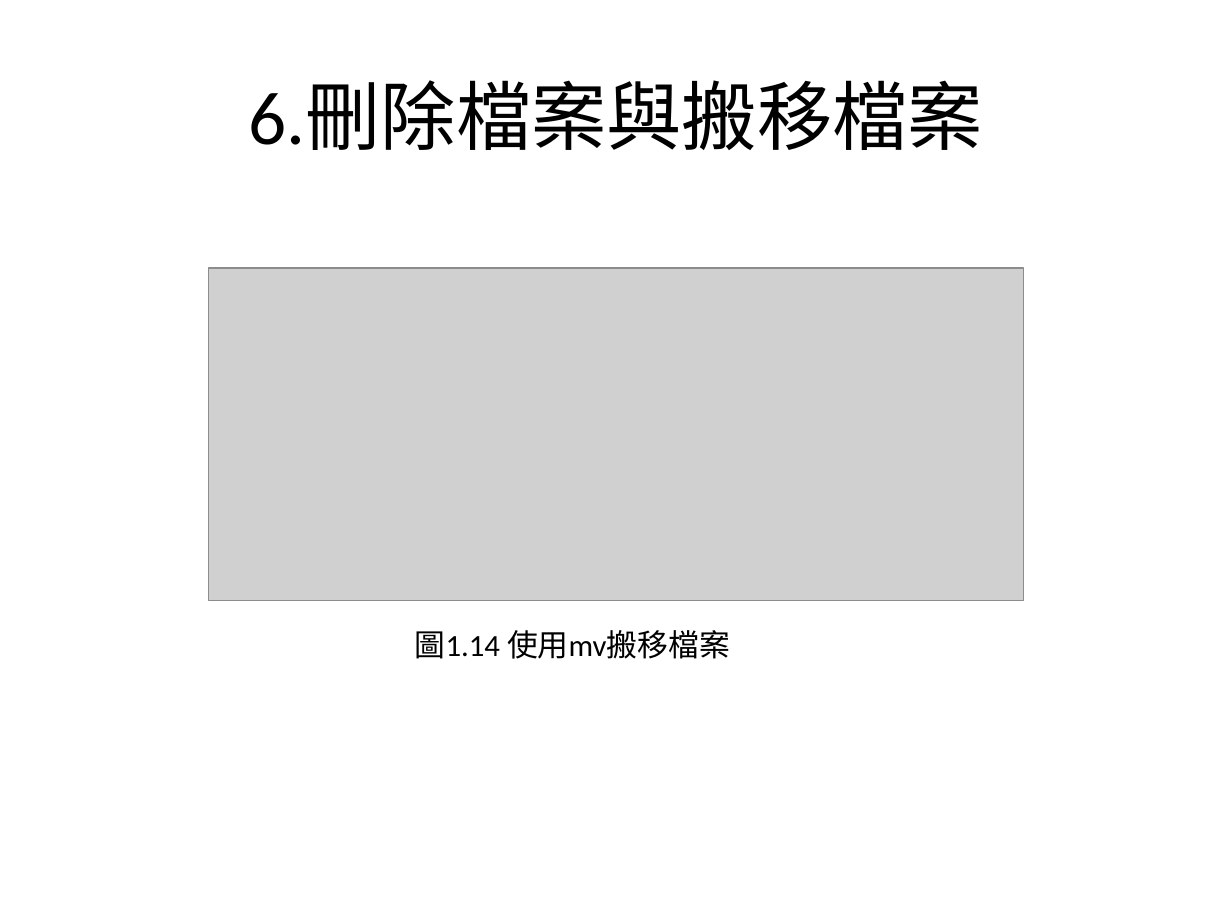
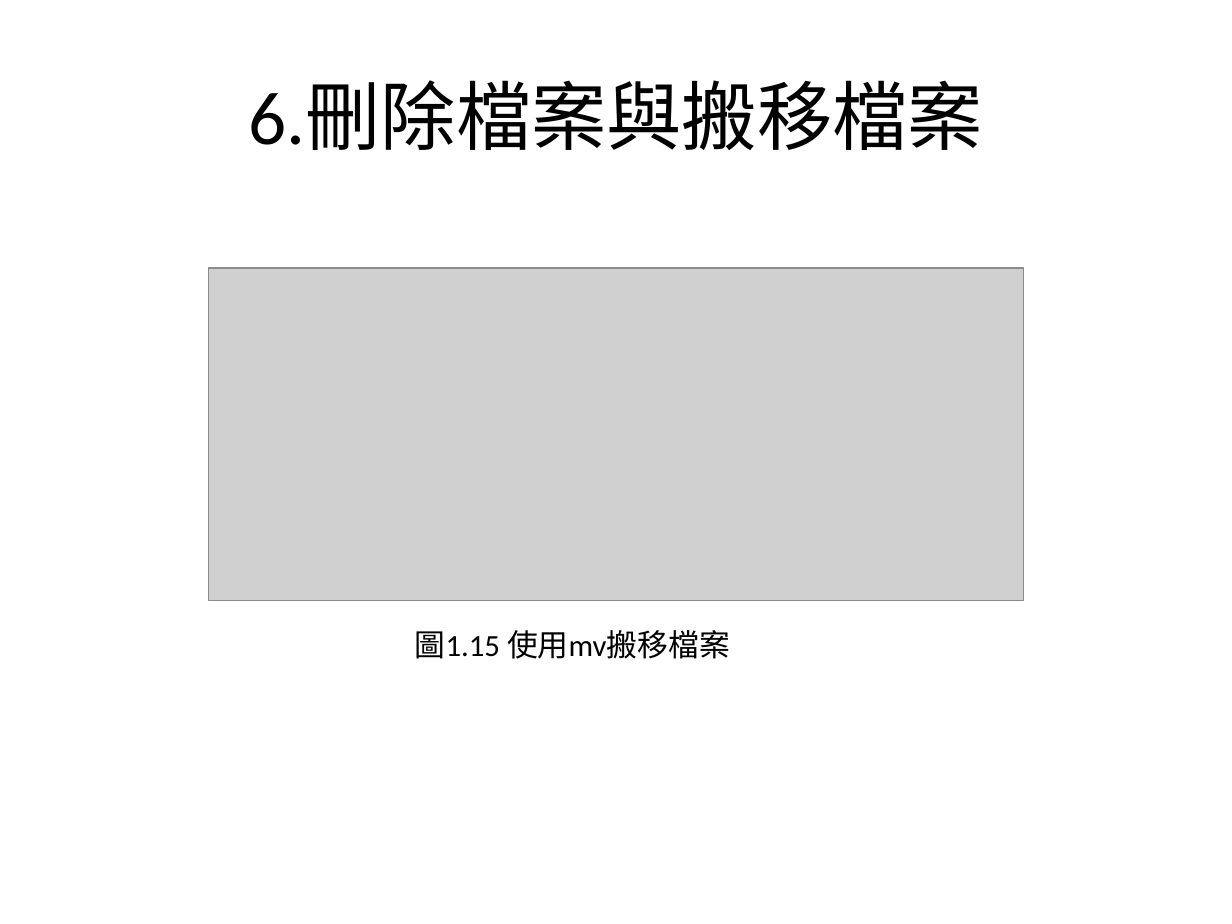
Before and after one commit to charlie11438/note, a slide deck: slide 19 of Linux/Linux_1.pptx (slide 17 before the commit). Drawn at 1232x924 pixels with LibreOffice and Linux fonts; fonts in the diff are those of the drawing; grey boxes stand for pictures. Boxes give left, top, right and bottom in pixels: in the first picture for what was removed or moved away, otherwise in the second. Text is boxed around its words. In the diff, an @@ line names an element or a change of style, - is before the commit and + after.

```diff
--- a/Linux/Linux_1.pptx
+++ b/Linux/Linux_1.pptx
@@ text at [415,630,730,659]: text changed @@
-圖1.14 使用mv搬移檔案
+圖1.15 使用mv搬移檔案
```
Also in this commit, not shown: 9 other slides changed, 5 slides added.
